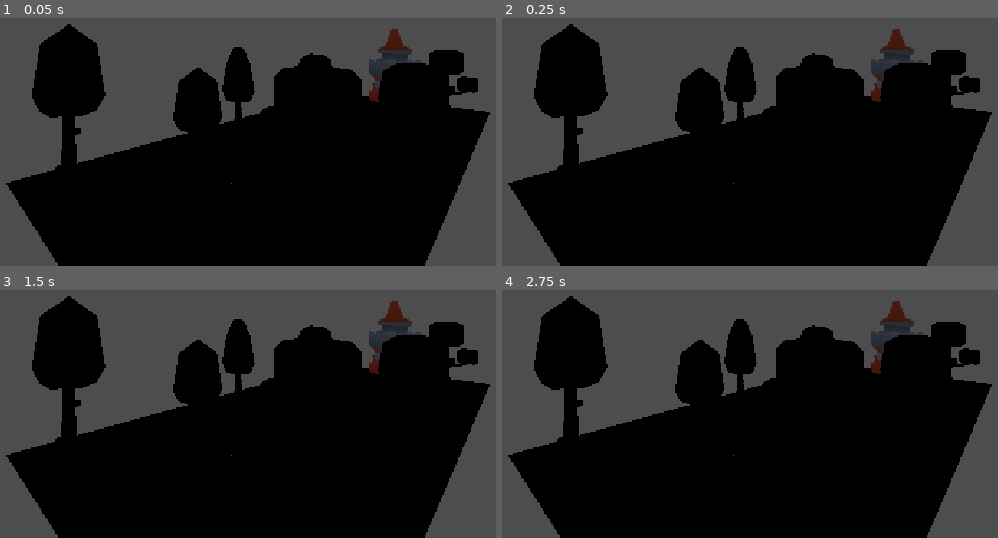
Above: before the commit, frames 1-4 (two rows, left to right).
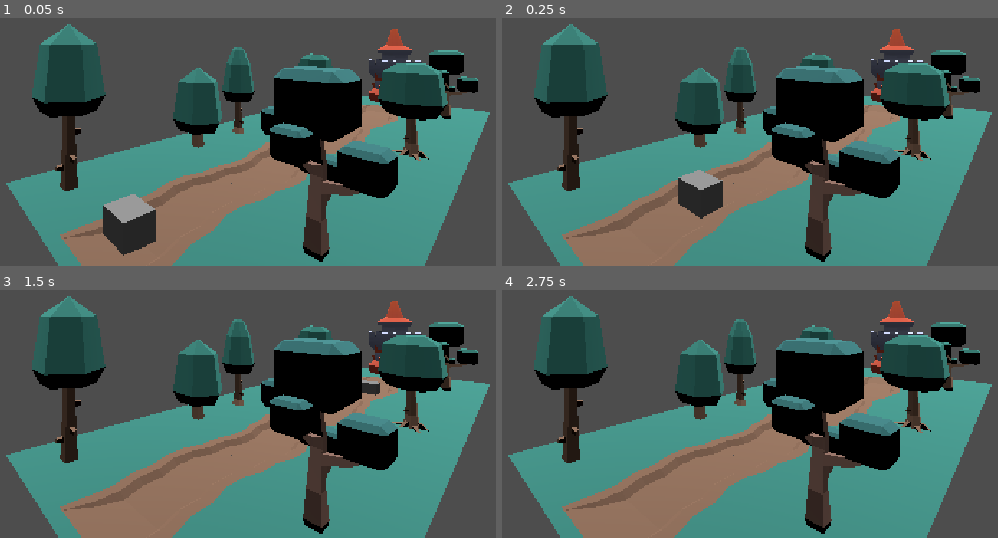
Above: after the commit, the same moments.

Repository: Guilherme-Coto/tower-defense-bci
Game: Godot game, scene res://scenes/cena_1.tscn
Same seed, same stepped clock (60 frames per second), same inputs: the game is played once before the commit and once after it.
Inputs:
- Up to frame 1 (0.05 s): no input
- Up to frame 2 (0.25 s): no input
- Up to frame 3 (1.5 s): no input
- Up to frame 4 (2.75 s): tap Enter at 2 s

The runs differ from the first frame. In frame 1, 53% of the frame differs, in the area x 1-99%, y 2-100%; in frame 2, 53%; in frame 3, 53%; in frame 4, 53%.

Commit message:
caminho
Inimigo a ir para o lugar e resolução da luz

Diff:
--- a/scenes/cena_1.tscn
+++ b/scenes/cena_1.tscn
@@ -10,6 +10,18 @@
 [ext_resource type="PackedScene" uid="uid://dp1qe0455xaft" path="res://assets/models/island/trees/tree_oak.glb" id="8_l256h"]
 [ext_resource type="PackedScene" uid="uid://b32s01ofafoq" path="res://assets/models/island/trees/tree_detailed.glb" id="9_hhokd"]
 [ext_resource type="PackedScene" uid="uid://desuofmffs4k" path="res://assets/models/island/trees/tree_cone.glb" id="9_kfyrf"]
+[ext_resource type="Script" uid="uid://hta8te5bhotn" path="res://scripts/enemy.gd" id="11_t2hj8"]
+
+[sub_resource type="ProceduralSkyMaterial" id="ProceduralSkyMaterial_t2hj8"]
+
+[sub_resource type="Sky" id="Sky_2ou3o"]
+sky_material = SubResource("ProceduralSkyMaterial_t2hj8")
+
+[sub_resource type="Environment" id="Environment_j5k5y"]
+background_mode = 2
+sky = SubResource("Sky_2ou3o")
+ambient_light_source = 3
+reflected_light_source = 2
 
 [sub_resource type="Environment" id="Environment_11fdg"]
 
@@ -17,9 +29,22 @@
 
 [sub_resource type="Compositor" id="Compositor_c13s3"]
 
-[sub_resource type="NavigationMesh" id="NavigationMesh_yft2f"]
+[sub_resource type="Curve3D" id="Curve3D_hhokd"]
+_data = {
+"points": PackedVector3Array(0, 0, 0, 0, 0, 0, -0.06459522, 0.0012915134, 0.111009955, 0, 0, 0, 0, 0, 0, -0.020681024, -0.003921032, -2.2072935, 0, 0, 0, 0, 0, 0, 0.004899502, -0.05857396, -6.7320137),
+"tilts": PackedFloat32Array(0, 0, 0)
+}
+point_count = 3
+
+[sub_resource type="BoxMesh" id="BoxMesh_j5k5y"]
 
 [node name="Level_1" type="Node3D" unique_id=1881958309]
+
+[node name="DirectionalLight3D" type="DirectionalLight3D" parent="." unique_id=302068175]
+transform = Transform3D(1, 0, 0, 0, -4.371139e-08, 1, 0, -1, -4.371139e-08, 1.389256, 6.5485835, -4.7011547)
+
+[node name="WorldEnvironment" type="WorldEnvironment" parent="." unique_id=608070035]
+environment = SubResource("Environment_j5k5y")
 
 [node name="Camera3D" type="Camera3D" parent="." unique_id=388915644]
 transform = Transform3D(0.6135179, 0, 0.7896809, 0, 1, 0, -0.7896809, 0, 0.6135179, 2.9007673, 1.4803908, 0.2728408)
@@ -29,34 +54,34 @@
 
 [node name="Ilha" type="Node3D" parent="." unique_id=2076354987]
 
-[node name="NavigationRegion3D" type="NavigationRegion3D" parent="Ilha" unique_id=961574113]
-navigation_mesh = SubResource("NavigationMesh_yft2f")
+[node name="Tower" parent="Ilha" unique_id=1170968770 instance=ExtResource("4_c13s3")]
+transform = Transform3D(1, 0, 0, 0, 1, 0, 0, 0, 1, 0.99999994, 0, -9)
 
-[node name="Path" parent="Ilha/NavigationRegion3D" unique_id=950608434 instance=ExtResource("2_11fdg")]
+[node name="Path" parent="Ilha" unique_id=950608434 instance=ExtResource("2_11fdg")]
 transform = Transform3D(-1, 0, 8.742278e-08, 0, 1, 0, -8.742278e-08, 0, -1, 1, 0, -1)
 
-[node name="ground_pathStraight2" parent="Ilha/NavigationRegion3D/Path" unique_id=550690290 instance=ExtResource("3_7f3w5")]
+[node name="ground_pathStraight2" parent="Ilha/Path" unique_id=550690290 instance=ExtResource("3_7f3w5")]
 transform = Transform3D(-1, 0, -8.742278e-08, 0, 1, 0, 8.742278e-08, 0, -1, 1.1920929e-07, 0, 0.9999999)
 
-[node name="ground_pathStraight2" parent="Ilha/NavigationRegion3D/Path/ground_pathStraight2" unique_id=201435281 instance=ExtResource("3_7f3w5")]
+[node name="ground_pathStraight2" parent="Ilha/Path/ground_pathStraight2" unique_id=201435281 instance=ExtResource("3_7f3w5")]
 transform = Transform3D(-1, 0, -8.742278e-08, 0, 1, 0, 8.742278e-08, 0, -1, 5.9604645e-08, 0, -1.0000001)
 
-[node name="ground_pathStraight2" parent="Ilha/NavigationRegion3D/Path/ground_pathStraight2/ground_pathStraight2" unique_id=47700718 instance=ExtResource("3_7f3w5")]
+[node name="ground_pathStraight2" parent="Ilha/Path/ground_pathStraight2/ground_pathStraight2" unique_id=47700718 instance=ExtResource("3_7f3w5")]
 transform = Transform3D(-1, 0, -8.742278e-08, 0, 1, 0, 8.742278e-08, 0, -1, -1.1920929e-07, 0, 1)
 
-[node name="ground_pathStraight2" parent="Ilha/NavigationRegion3D/Path/ground_pathStraight2/ground_pathStraight2/ground_pathStraight2" unique_id=417051573 instance=ExtResource("3_7f3w5")]
+[node name="ground_pathStraight2" parent="Ilha/Path/ground_pathStraight2/ground_pathStraight2/ground_pathStraight2" unique_id=417051573 instance=ExtResource("3_7f3w5")]
 transform = Transform3D(-1, 0, -8.742276e-08, 0, 1, 0, 8.742276e-08, 0, -1, 1.1920929e-07, 0, -1.0000002)
 
-[node name="ground_pathStraight2" parent="Ilha/NavigationRegion3D/Path/ground_pathStraight2/ground_pathStraight2/ground_pathStraight2/ground_pathStraight2" unique_id=11920204 instance=ExtResource("3_7f3w5")]
+[node name="ground_pathStraight2" parent="Ilha/Path/ground_pathStraight2/ground_pathStraight2/ground_pathStraight2/ground_pathStraight2" unique_id=11920204 instance=ExtResource("3_7f3w5")]
 transform = Transform3D(-1, 0, -8.742276e-08, 0, 1, 0, 8.742276e-08, 0, -1, -3.5762787e-07, 0, 1)
 
-[node name="ground_pathStraight2" parent="Ilha/NavigationRegion3D/Path/ground_pathStraight2/ground_pathStraight2/ground_pathStraight2/ground_pathStraight2/ground_pathStraight2" unique_id=1415103963 instance=ExtResource("3_7f3w5")]
+[node name="ground_pathStraight2" parent="Ilha/Path/ground_pathStraight2/ground_pathStraight2/ground_pathStraight2/ground_pathStraight2/ground_pathStraight2" unique_id=1415103963 instance=ExtResource("3_7f3w5")]
 transform = Transform3D(-1, 0, -8.742276e-08, 0, 1, 0, 8.742276e-08, 0, -1, 3.5762787e-07, 0, -1)
 
-[node name="ground_pathEnd2" parent="Ilha/NavigationRegion3D/Path/ground_pathStraight2" unique_id=1330349318 instance=ExtResource("2_11fdg")]
+[node name="ground_pathEnd2" parent="Ilha/Path/ground_pathStraight2" unique_id=1330349318 instance=ExtResource("2_11fdg")]
 transform = Transform3D(1, 0, 0, 0, 1, 0, 0, 0, 1, 0, 0, -6)
 
-[node name="ground_grass3" parent="Ilha/NavigationRegion3D/Path" unique_id=1368956621 instance=ExtResource("1_8p7vy")]
+[node name="ground_grass3" parent="Ilha/Path" unique_id=1368956621 instance=ExtResource("1_8p7vy")]
 transform = Transform3D(-1, 0, -8.742278e-08, 0, 1, 0, 8.742278e-08, 0, -1, 7.1525574e-07, 0, 8)
 
 [node name="RightSide" parent="Ilha" unique_id=622498553 instance=ExtResource("1_8p7vy")]
@@ -86,33 +111,6 @@
 [node name="ground_grass2" parent="Ilha/RightSide/ground_grass2/ground_grass2/ground_grass2/ground_grass2/ground_grass2/ground_grass2/ground_grass2" unique_id=966887644 instance=ExtResource("1_8p7vy")]
 transform = Transform3D(1, 0, 0, 0, 1, 0, 0, 0, 1, 0, 0, -1)
 
-[node name="Left Side" parent="Ilha" unique_id=214513066 instance=ExtResource("1_8p7vy")]
-transform = Transform3D(1, 0, 0, 0, 1, 0, 0, 0, 1, 0, 0, -1)
-
-[node name="ground_grass2" parent="Ilha/Left Side" unique_id=1233693754 instance=ExtResource("1_8p7vy")]
-transform = Transform3D(1, 0, 0, 0, 1, 0, 0, 0, 1, 0, 0, -1)
-
-[node name="ground_grass2" parent="Ilha/Left Side/ground_grass2" unique_id=403623472 instance=ExtResource("1_8p7vy")]
-transform = Transform3D(1, 0, 0, 0, 1, 0, 0, 0, 1, 0, 0, -1)
-
-[node name="ground_grass2" parent="Ilha/Left Side/ground_grass2/ground_grass2" unique_id=174019798 instance=ExtResource("1_8p7vy")]
-transform = Transform3D(1, 0, 0, 0, 1, 0, 0, 0, 1, 0, 0, -1)
-
-[node name="ground_grass2" parent="Ilha/Left Side/ground_grass2/ground_grass2/ground_grass2" unique_id=1373524173 instance=ExtResource("1_8p7vy")]
-transform = Transform3D(1, 0, 0, 0, 1, 0, 0, 0, 1, 0, 0, -1)
-
-[node name="ground_grass2" parent="Ilha/Left Side/ground_grass2/ground_grass2/ground_grass2/ground_grass2" unique_id=1455424727 instance=ExtResource("1_8p7vy")]
-transform = Transform3D(1, 0, 0, 0, 1, 0, 0, 0, 1, 0, 0, -1)
-
-[node name="ground_grass2" parent="Ilha/Left Side/ground_grass2/ground_grass2/ground_grass2/ground_grass2/ground_grass2" unique_id=490109258 instance=ExtResource("1_8p7vy")]
-transform = Transform3D(1, 0, 0, 0, 1, 0, 0, 0, 1, 0, 0, -1)
-
-[node name="ground_grass2" parent="Ilha/Left Side/ground_grass2/ground_grass2/ground_grass2/ground_grass2/ground_grass2/ground_grass2" unique_id=428332338 instance=ExtResource("1_8p7vy")]
-transform = Transform3D(1, 0, 0, 0, 1, 0, 0, 0, 1, 0, 0, -1)
-
-[node name="ground_grass2" parent="Ilha/Left Side/ground_grass2/ground_grass2/ground_grass2/ground_grass2/ground_grass2/ground_grass2/ground_grass2" unique_id=1898975401 instance=ExtResource("1_8p7vy")]
-transform = Transform3D(1, 0, 0, 0, 1, 0, 0, 0, 1, 0, 0, -1)
-
 [node name="Trees" type="Node3D" parent="Ilha" unique_id=1901310310]
 
 [node name="tree_cone2" parent="Ilha/Trees" unique_id=80416879 instance=ExtResource("9_kfyrf")]
@@ -136,5 +134,41 @@
 [node name="tree_detailed2" parent="Ilha/Trees" unique_id=131327728 instance=ExtResource("9_hhokd")]
 transform = Transform3D(1, 0, 0, 0, 1, 0, 0, 0, 1, 2, 0, -8)
 
-[node name="Tower" parent="." unique_id=1170968770 instance=ExtResource("4_c13s3")]
-transform = Transform3D(1, 0, 0, 0, 1, 0, 0, 0, 1, 0.99999994, 0, -9)
+[node name="Left Side" parent="Ilha/Trees" unique_id=214513066 instance=ExtResource("1_8p7vy")]
+transform = Transform3D(1, 0, 0, 0, 1, 0, 0, 0, 1, 0, 0, -1)
+
+[node name="ground_grass2" parent="Ilha/Trees/Left Side" unique_id=1233693754 instance=ExtResource("1_8p7vy")]
+transform = Transform3D(1, 0, 0, 0, 1, 0, 0, 0, 1, 0, 0, -1)
+
+[node name="ground_grass2" parent="Ilha/Trees/Left Side/ground_grass2" unique_id=403623472 instance=ExtResource("1_8p7vy")]
+transform = Transform3D(1, 0, 0, 0, 1, 0, 0, 0, 1, 0, 0, -1)
+
+[node name="ground_grass2" parent="Ilha/Trees/Left Side/ground_grass2/ground_grass2" unique_id=174019798 instance=ExtResource("1_8p7vy")]
+transform = Transform3D(1, 0, 0, 0, 1, 0, 0, 0, 1, 0, 0, -1)
+
+[node name="ground_grass2" parent="Ilha/Trees/Left Side/ground_grass2/ground_grass2/ground_grass2" unique_id=1373524173 instance=ExtResource("1_8p7vy")]
+transform = Transform3D(1, 0, 0, 0, 1, 0, 0, 0, 1, 0, 0, -1)
+
+[node name="ground_grass2" parent="Ilha/Trees/Left Side/ground_grass2/ground_grass2/ground_grass2/ground_grass2" unique_id=1455424727 instance=ExtResource("1_8p7vy")]
+transform = Transform3D(1, 0, 0, 0, 1, 0, 0, 0, 1, 0, 0, -1)
+
+[node name="ground_grass2" parent="Ilha/Trees/Left Side/ground_grass2/ground_grass2/ground_grass2/ground_grass2/ground_grass2" unique_id=490109258 instance=ExtResource("1_8p7vy")]
+transform = Transform3D(1, 0, 0, 0, 1, 0, 0, 0, 1, 0, 0, -1)
+
+[node name="ground_grass2" parent="Ilha/Trees/Left Side/ground_grass2/ground_grass2/ground_grass2/ground_grass2/ground_grass2/ground_grass2" unique_id=428332338 instance=ExtResource("1_8p7vy")]
+transform = Transform3D(1, 0, 0, 0, 1, 0, 0, 0, 1, 0, 0, -1)
+
+[node name="ground_grass2" parent="Ilha/Trees/Left Side/ground_grass2/ground_grass2/ground_grass2/ground_grass2/ground_grass2/ground_grass2/ground_grass2" unique_id=1898975401 instance=ExtResource("1_8p7vy")]
+transform = Transform3D(1, 0, 0, 0, 1, 0, 0, 0, 1, 0, 0, -1)
+
+[node name="Path3D" type="Path3D" parent="Ilha" unique_id=379458647]
+transform = Transform3D(1, 0, 0, 0, 1, 0, 0, 0, 1, 1.0415387, 0, -0.98908865)
+curve = SubResource("Curve3D_hhokd")
+
+[node name="Enemy" type="PathFollow3D" parent="Ilha/Path3D" unique_id=848179479]
+transform = Transform3D(0.29994622, 1.27725825e-05, -0.005681684, 1.0913937e-12, 0.29999927, 0.0006744067, 0.0056816977, -0.0006742857, 0.29994544, -0.06459522, 0.0012915134, 0.111009955)
+loop = false
+script = ExtResource("11_t2hj8")
+
+[node name="MeshInstance3D" type="MeshInstance3D" parent="Ilha/Path3D/Enemy" unique_id=247069231]
+mesh = SubResource("BoxMesh_j5k5y")
--- /dev/null
+++ b/scripts/enemy.gd
@@ -0,0 +1,19 @@
+extends PathFollow3D
+
+@export var speed = 4.0
+
+
+# Called when the node enters the scene tree for the first time.
+func _ready() -> void:
+	print("Spawn")
+
+
+# Called every frame. 'delta' is the elapsed time since the previous frame.
+func _process(delta: float) -> void:
+	progress += speed * delta
+	if progress_ratio >= 1.0:
+		end()
+
+func end():
+	print("end of the path")
+	queue_free()
